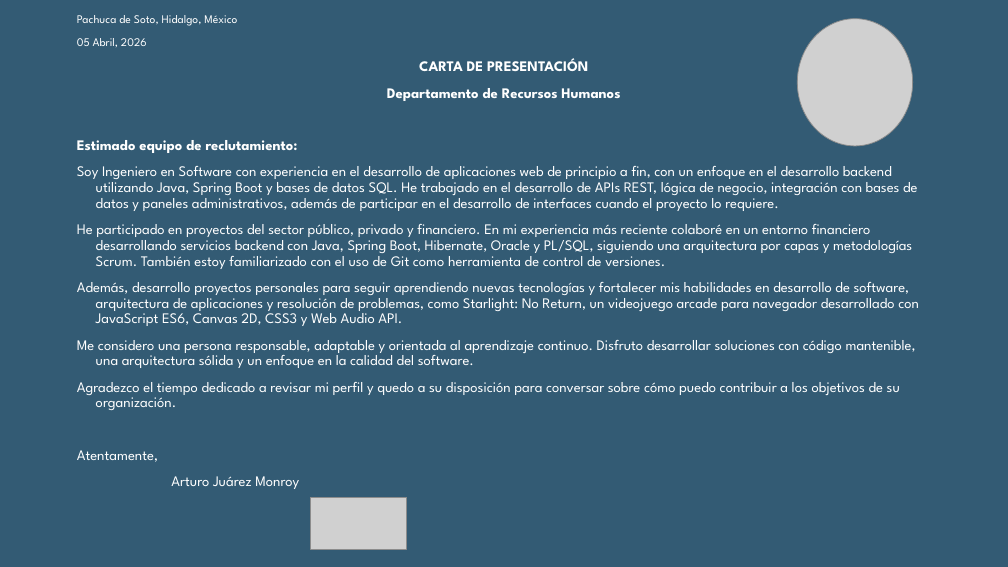
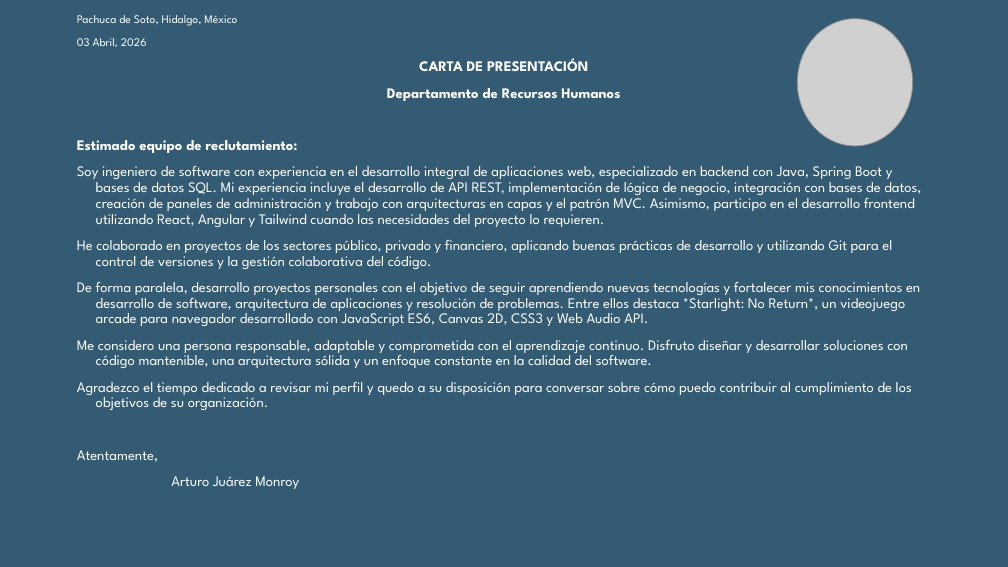
Before and after one commit to ArturoJM0A1/arturojmdev, a slide deck: slide 1 of public/Carta de Presentación.pptx. Drawn at 1008x567 pixels with LibreOffice and Linux fonts; fonts in the diff are those of the drawing; grey boxes stand for pictures. Boxes give left, top, right and bottom in pixels: in the first picture for what was removed or moved away, otherwise in the second. Text is boxed around its words. In the diff, an @@ line names an element or a change of style, - is before the commit and + after.

```diff
--- a/public/Carta de Presentación.pptx
+++ b/public/Carta de Presentación.pptx
@@ text at (77,38,147,47): text changed @@
-05 Abril, 2026
+03 Abril, 2026
@@ text at (77,166,921,410): text changed @@
-Soy Ingeniero en Software con experiencia en el desarrollo de aplicaciones web de principio a fin, con un enfoque en el desarrollo backend utilizando Java, Spring Boot y bases de datos SQL. He trabajado en el desarrollo de APIs REST, lógica de negocio, integración con bases de datos y paneles administrativos, además de participar en el desarrollo de interfaces cuando el proyecto lo requiere.
-He participado en proyectos del sector público, privado y financiero. En mi experiencia más reciente colaboré en un entorno financiero desarrollando servicios backend con Java, Spring Boot, Hibernate, Oracle y PL/SQL, siguiendo una arquitectura por capas y metodologías Scrum. También estoy familiarizado con el uso de Git como herramienta de control de versiones.
-Además, desarrollo proyectos personales para seguir aprendiendo nuevas tecnologías y fortalecer mis habilidades en desarrollo de software, arquitectura de aplicaciones y resolución de problemas, como Starlight: No Return, un videojuego arcade para navegador desarrollado con JavaScript ES6, Canvas 2D, CSS3 y Web Audio API.
-Me considero una persona responsable, adaptable y orientada al aprendizaje continuo. Disfruto desarrollar soluciones con código mantenible, una arquitectura sólida y un enfoque en la calidad del software.
-Agradezco el tiempo dedicado a revisar mi perfil y quedo a su disposición para conversar sobre cómo puedo contribuir a los objetivos de su organización.
+Soy ingeniero de software con experiencia en el desarrollo integral de aplicaciones web, especializado en backend con Java, Spring Boot y bases de datos SQL. Mi experiencia incluye el desarrollo de API REST, implementación de lógica de negocio, integración con bases de datos, creación de paneles de administración y trabajo con arquitecturas en capas y el patrón MVC. Asimismo, participo en el desarrollo frontend utilizando React, Angular y Tailwind cuando las necesidades del proyecto lo requieren.
+He colaborado en proyectos de los sectores público, privado y financiero, aplicando buenas prácticas de desarrollo y utilizando Git para el control de versiones y la gestión colaborativa del código.
+De forma paralela, desarrollo proyectos personales con el objetivo de seguir aprendiendo nuevas tecnologías y fortalecer mis conocimientos en desarrollo de software, arquitectura de aplicaciones y resolución de problemas. Entre ellos destaca *Starlight: No Return*, un videojuego arcade para navegador desarrollado con JavaScript ES6, Canvas 2D, CSS3 y Web Audio API.
+Me considero una persona responsable, adaptable y comprometida con el aprendizaje continuo. Disfruto diseñar y desarrollar soluciones con código mantenible, una arquitectura sólida y un enfoque constante en la calidad del software.
+Agradezco el tiempo dedicado a revisar mi perfil y quedo a su disposición para conversar sobre cómo puedo contribuir al cumplimiento de los objetivos de su organización.
@@ picture removed at (311,498,407,550) @@
```
Also in this commit, not shown: 2 other files.
